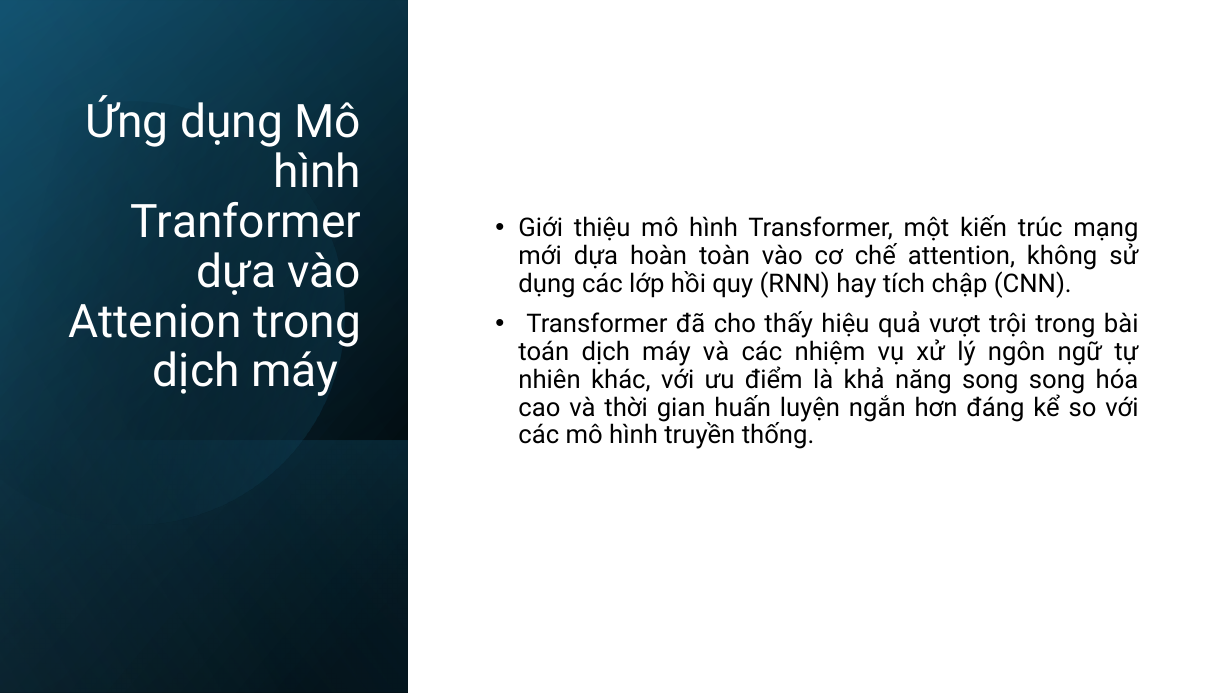
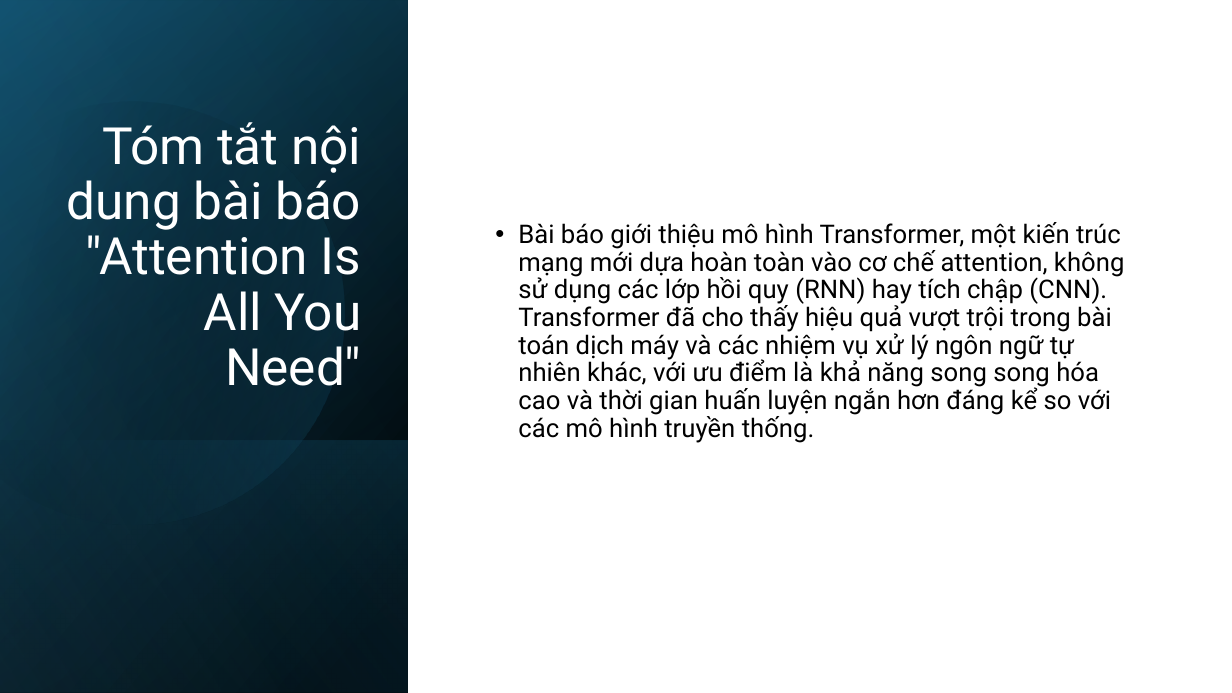
Before and after one commit to thanhtai9606/lab-master, a slide deck: slide 4 of lab/t5 deep learning/Attention Is All You Need.pptx. Drawn at 1232x693 pixels with LibreOffice and Linux fonts; fonts in the diff are those of the drawing. Boxes give left, top, right and bottom in pixels: in the first picture for what was removed or moved away, otherwise in the second. Text is boxed around its words. In the diff, an @@ line names an element or a change of style, - is before the commit and + after.

```diff
--- a/lab/t5 deep learning/Attention Is All You Need.pptx
+++ b/lab/t5 deep learning/Attention Is All You Need.pptx
@@ title at [67, 122, 362, 386]: text changed; size 36 to 40 pt @@
-Ứng dụng Mô hình Tranformer dựa vào Attenion trong dịch máy
+Tóm tắt nội dung bài báo "Attention Is All You Need"
@@ text at [518, 222, 1124, 443]: text changed @@
-• Giới thiệu mô hình Transformer, một kiến trúc mạng mới dựa hoàn toàn vào cơ chế attention, không sử dụng các lớp hồi quy (RNN) hay tích chập (CNN).
-• Transformer đã cho thấy hiệu quả vượt trội trong bài toán dịch máy và các nhiệm vụ xử lý ngôn ngữ tự nhiên khác, với ưu điểm là khả năng song song hóa cao và thời gian huấn luyện ngắn hơn đáng kể so với các mô hình truyền thống.
+• Bài báo giới thiệu mô hình Transformer, một kiến trúc mạng mới dựa hoàn toàn vào cơ chế attention, không sử dụng các lớp hồi quy (RNN) hay tích chập (CNN). Transformer đã cho thấy hiệu quả vượt trội trong bài toán dịch máy và các nhiệm vụ xử lý ngôn ngữ tự nhiên khác, với ưu điểm là khả năng song song hóa cao và thời gian huấn luyện ngắn hơn đáng kể so với các mô hình truyền thống.
```
Also in this commit, not shown: 13 other slides changed, 4 other files.
